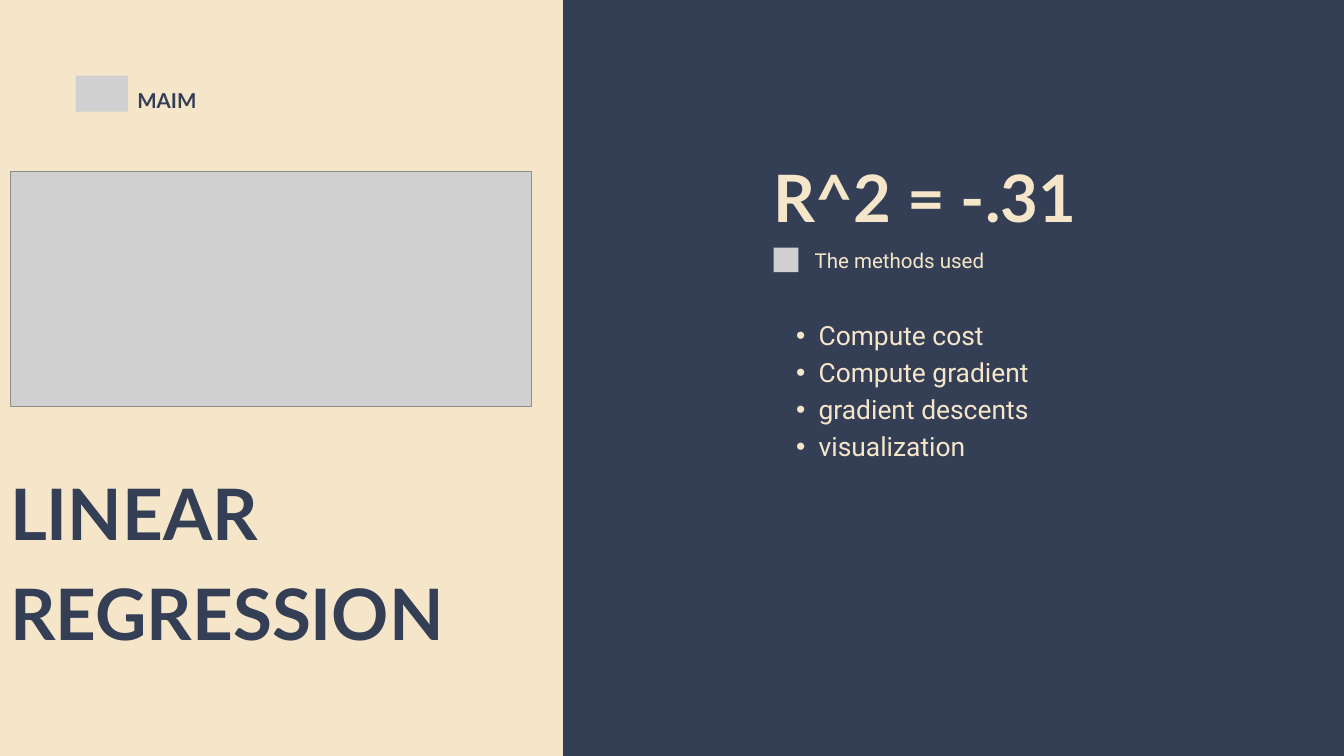
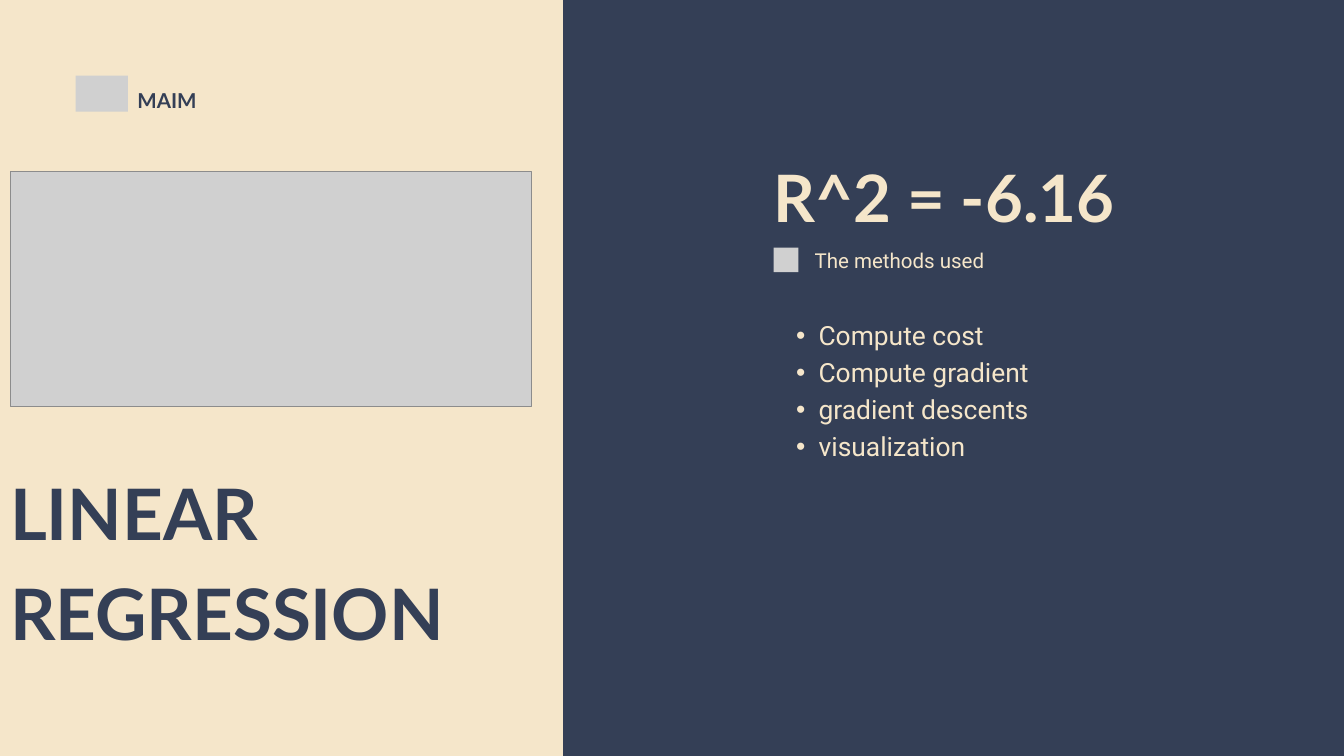
Before and after one commit to mohamed682004/MAIM-final-project, a slide deck: slide 5 of final project presentation.pptx. Drawn at 1344x756 pixels with LibreOffice and Linux fonts; fonts in the diff are those of the drawing; grey boxes stand for pictures. Boxes give left, top, right and bottom in pixels: in the first picture for what was removed or moved away, otherwise in the second. Text is boxed around its words. In the diff, an @@ line names an element or a change of style, - is before the commit and + after.

```diff
--- a/final project presentation.pptx
+++ b/final project presentation.pptx
@@ text at (774,174,1114,223): text changed @@
-R^2 = -.31
+R^2 = -6.16
```
Also in this commit, not shown: 24 other slides changed.
